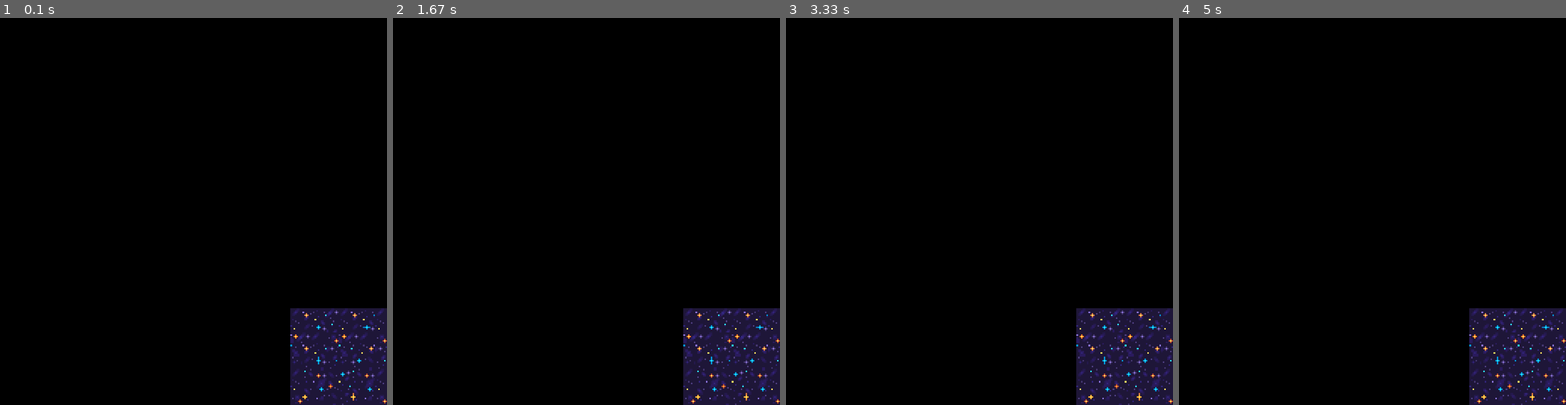
Above: before the commit, frames 1-4 (left to right).
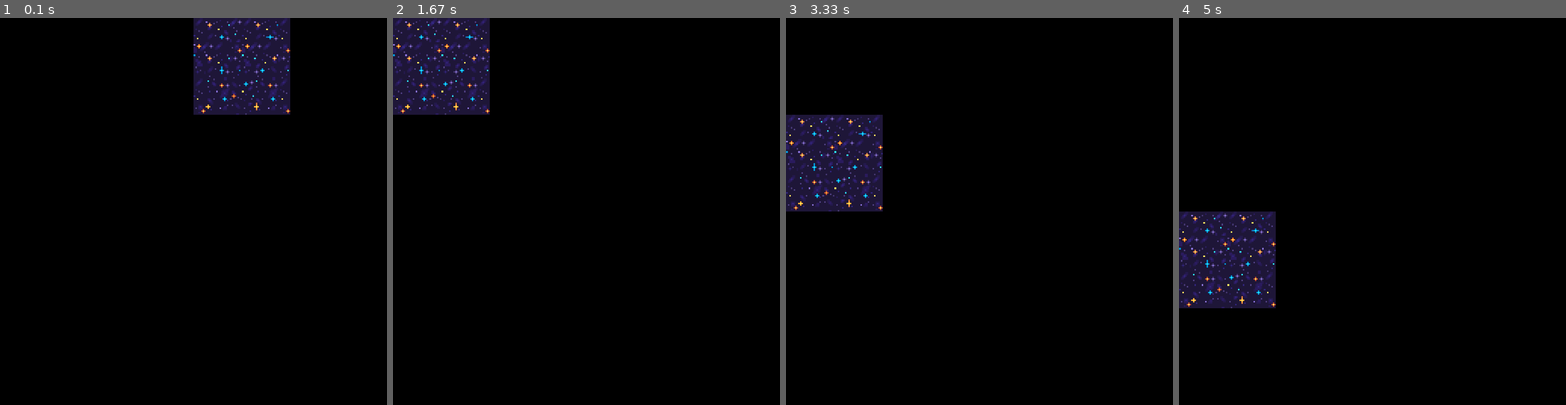
Above: after the commit, the same moments.

Repository: darsiov/pygames
Game: pygame game, started from first_game.py
The game is run twice, just before and just after one commit, with the same random seed, the same clock (stepped at 60 frames per second) and the same inputs.
Inputs:
- Up to frame 1 (0.1 s): no input
- Up to frame 2 (1.67 s): no input
- Up to frame 3 (3.33 s): no input
- Up to frame 4 (5 s): no input

The runs differ from the first frame. In frame 1, 12% of the frame differs, in the area x 50-100%, y 0-100%; in frame 2, 12%; in frame 3, 12%; in frame 4, 12%.

Commit message:
Guardado provicional

Diff:
--- a/first_game.py
+++ b/first_game.py
@@ -64,8 +64,7 @@
         group_sprites.draw(window)
         pygame.display.flip()
         c += 1
-        if 15 <= c:
-            break
+
 
 
     while True:
